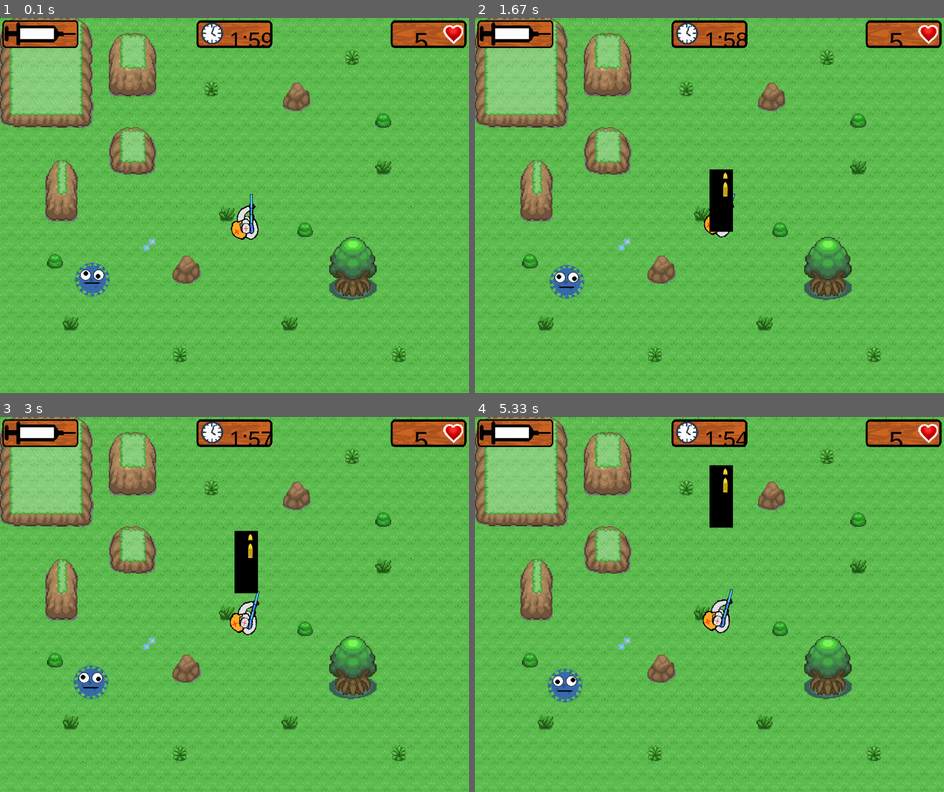
Above: before the commit, frames 1-4 (two rows, left to right).
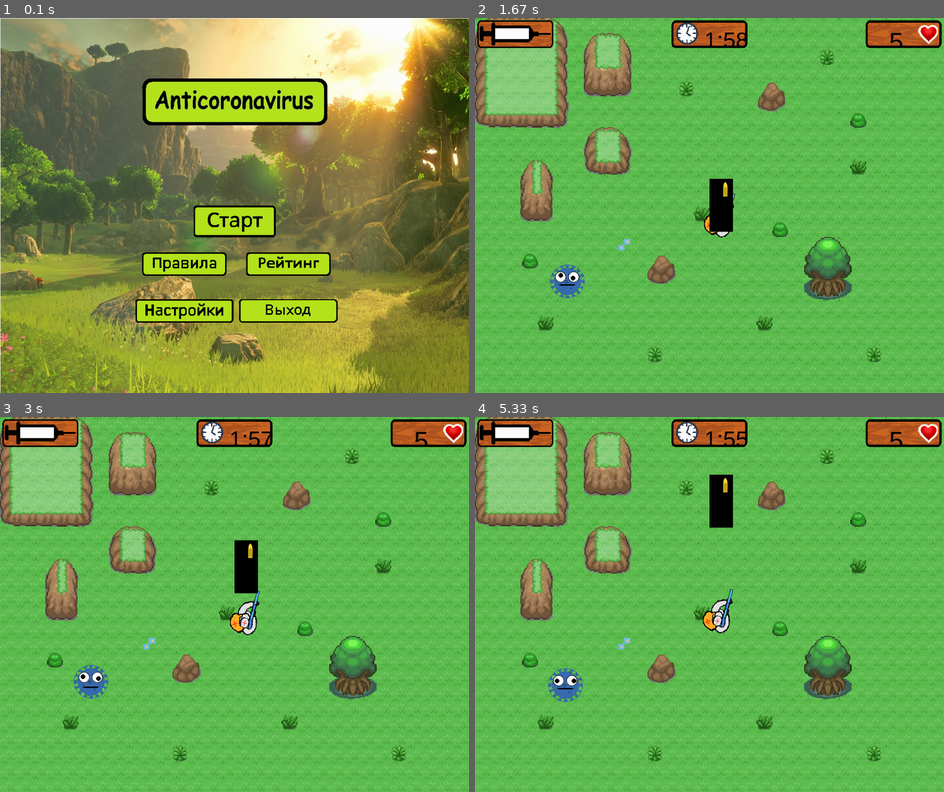
Above: after the commit, the same moments.

Repository: kotosusl/Pygame_project
Game: pygame game, started from main.py
Same seed, same stepped clock (60 frames per second), same inputs: the game is played once before the commit and once after it.
Inputs (mouse positions are in pixels of both pictures, inside the frame that each line leads up to):
- Up to frame 1 (0.1 s): no input
- Up to frame 2 (1.67 s): click (709, 205) at 0.38 s; click (596, 209) at 0.72 s; hold D 1-1.47 s; hold W from 1.5 s (still down)
- Up to frame 3 (3 s): release W at 1.8 s; hold D 1.83-2.3 s; hold A 2.33-2.87 s; hold S from 2.9 s (still down)
- Up to frame 4 (5.33 s): release S at 3.2 s; hold A 3.23-3.63 s; hold W 3.67-4.03 s; hold D 4.07-4.7 s; hold S 4.73-5.1 s; hold A from 5.13 s (still down)

The runs differ from the first frame. In frame 1, 100% of the frame differs, in the area x 0-100%, y 0-100%; in frame 2, 0.4%; in frame 3, 0.3%; in frame 4, 0.4%.

Commit message:
стартовая заставка с кнопками

Diff:
--- /dev/null
+++ b/StartMenu.py
@@ -0,0 +1,163 @@
+import pygame
+from load_image import load_image
+from befor_init import size, screen
+
+# 0 - в ожидании ответа пользователя
+# 1 - запуск игры
+# 2 - вывод правил
+# 3 - вывод рейтинга
+# 4 - правка настроек
+# 5 - выход
+START_STATE_MACHINE = 0
+buttons_sprites = pygame.sprite.Group()
+menu_sprite = pygame.sprite.Group()
+
+
+class ButtonStart(pygame.sprite.Sprite):
+    images = [load_image('button_start.png', -1),
+              load_image('button_start_dark.png', -1)]
+
+    def __init__(self, *group):
+        super().__init__(*group)
+        self.image = ButtonStart.images[0]
+        self.rect = self.image.get_rect()
+        self.rect.x = size[0] // 2 - self.rect.w // 2
+        self.rect.y = 400
+
+    def update(self, *args) -> None:
+        if self.rect.collidepoint(pygame.mouse.get_pos()):
+            self.image = ButtonStart.images[1]
+            if args and args[0].type == pygame.MOUSEBUTTONDOWN and self.rect.collidepoint(args[0].pos):
+                global START_STATE_MACHINE
+                START_STATE_MACHINE = 1
+        else:
+            self.image = ButtonStart.images[0]
+
+
+class ButtonExit(pygame.sprite.Sprite):
+    images = [load_image('button_exit.png', -1),
+              load_image('button_exit_dark.png', -1)]
+
+    def __init__(self, *group):
+        super().__init__(*group)
+        self.image = ButtonExit.images[0]
+        self.rect = self.image.get_rect()
+        self.rect.x = size[0] // 9 * 5 - self.rect.w // 2 + 60
+        self.rect.y = 600
+
+    def update(self, *args) -> None:
+        if self.rect.collidepoint(pygame.mouse.get_pos()):
+            self.image = ButtonExit.images[1]
+            if args and args[0].type == pygame.MOUSEBUTTONDOWN and self.rect.collidepoint(args[0].pos):
+                global START_STATE_MACHINE
+                START_STATE_MACHINE = 5
+        else:
+            self.image = ButtonExit.images[0]
+
+
+class ButtonInstruction(pygame.sprite.Sprite):
+    images = [load_image('button_instruction.png', -1),
+              load_image('button_instruction_dark.png', -1)]
+
+    def __init__(self, *group):
+        super().__init__(*group)
+        self.image = ButtonInstruction.images[0]
+        self.rect = self.image.get_rect()
+        self.rect.x = size[0] // 9 * 3 - self.rect.w // 2 + 60
+        self.rect.y = 500
+
+    def update(self, *args) -> None:
+        if self.rect.collidepoint(pygame.mouse.get_pos()):
+            self.image = ButtonInstruction.images[1]
+            if args and args[0].type == pygame.MOUSEBUTTONDOWN and self.rect.collidepoint(args[0].pos):
+                global START_STATE_MACHINE
+                START_STATE_MACHINE = 2
+        else:
+            self.image = ButtonInstruction.images[0]
+
+
+class ButtonRating(pygame.sprite.Sprite):
+    images = [load_image('button_rating.png', -1),
+              load_image('button_rating_dark.png', -1)]
+
+    def __init__(self, *group):
+        super().__init__(*group)
+        self.image = ButtonRating.images[0]
+        self.rect = self.image.get_rect()
+        self.rect.x = size[0] // 9 * 5 - self.rect.w // 2 + 60
+        self.rect.y = 500
+
+    def update(self, *args) -> None:
+        if self.rect.collidepoint(pygame.mouse.get_pos()):
+            self.image = ButtonRating.images[1]
+            if args and args[0].type == pygame.MOUSEBUTTONDOWN and self.rect.collidepoint(args[0].pos):
+                global START_STATE_MACHINE
+                START_STATE_MACHINE = 3
+        else:
+            self.image = ButtonRating.images[0]
+
+
+class ButtonSettings(pygame.sprite.Sprite):
+    images = [load_image('button_settings.png', -1),
+              load_image('button_settings_dark.png', -1)]
+
+    def __init__(self, *group):
+        super().__init__(*group)
+        self.image = ButtonSettings.images[0]
+        self.rect = self.image.get_rect()
+        self.rect.x = size[0] // 9 * 3 - self.rect.w // 2 + 60
+        self.rect.y = 600
+
+    def update(self, *args) -> None:
+        if self.rect.collidepoint(pygame.mouse.get_pos()):
+            self.image = ButtonSettings.images[1]
+            if args and args[0].type == pygame.MOUSEBUTTONDOWN and self.rect.collidepoint(args[0].pos):
+                global START_STATE_MACHINE
+                START_STATE_MACHINE = 4
+        else:
+            self.image = ButtonSettings.images[0]
+
+
+class StartMenu(pygame.sprite.Sprite):
+    image = load_image('start2.jpg')
+
+    def __init__(self, *group):
+        super(StartMenu, self).__init__(*group)
+        self.image = StartMenu.image.copy()
+        self.rect = self.image.get_rect()
+        self.rect.x = 0
+        self.rect.y = 0
+        ButtonStart(buttons_sprites)
+        ButtonSettings(buttons_sprites)
+        ButtonExit(buttons_sprites)
+        ButtonRating(buttons_sprites)
+        ButtonInstruction(buttons_sprites)
+
+    def update(self) -> None:
+        buttons_sprites.draw(self.image)
+
+
+def print_menu(volume, cut_scene):
+    global START_STATE_MACHINE
+    START_STATE_MACHINE = 0
+    running = True
+    StartMenu(menu_sprite)
+    while running:
+        events = pygame.event.get()
+        for event in events:
+            if event.type == pygame.QUIT:
+                running = False
+            if event.type == pygame.KEYDOWN:
+                if event.key == pygame.K_ESCAPE:
+                    running = False
+        buttons_sprites.update(*events)
+        if START_STATE_MACHINE == 5:
+            running = False
+        elif START_STATE_MACHINE == 1:
+            return (volume, cut_scene)
+
+        menu_sprite.draw(screen)
+        menu_sprite.update()
+        pygame.display.flip()
+    pygame.quit()
+    exit()
--- a/Virus.py
+++ b/Virus.py
@@ -1,6 +1,6 @@
 import pygame
 import math
-from befor_init import virus_enemy_type, spawn_enemies_x, spawn_enemies_y, size
+from befor_init import spawn_enemies_x, spawn_enemies_y, size
 from load_image import load_image
 from random import randint
 
@@ -18,7 +18,7 @@
               load_image('virus_yellow_animation3.png', (0, 0, 0)),
               load_image('virus_blue_animation3.png', (0, 0, 0))]
 
-    def __init__(self, fon_number, player_mask, bg_mask, *group):
+    def __init__(self, virus_enemy_type, fon_number, player_mask, bg_mask, *group):
         super(Virus, self).__init__(*group)
         self.fon_number = fon_number
         self.player_mask = player_mask
--- a/befor_init.py
+++ b/befor_init.py
@@ -3,6 +3,5 @@
 
 size = width, height = 1000, 800
 screen = pygame.display.set_mode(size)
-virus_enemy_type = [randint(0, 2) for _ in range(9)]
 spawn_enemies_x = [804, 160, 356, 826, 198, 724, 600, 180, 164, 780, 230, 678, 226, 716, 192, 750, 144, 566]
 spawn_enemies_y = [254, 522, 420, 580, 284, 586, 388, 688, 324, 414, 272, 600, 288, 562, 524, 582, 686, 324]
--- a/main.py
+++ b/main.py
@@ -8,6 +8,7 @@
 from Bullet import Bullet
 from Options import Timer, Health, Vaccine
 from random import randint
+from StartMenu import print_menu
 
 all_sprites = pygame.sprite.Group()
 background_sprites = pygame.sprite.Group()
@@ -16,6 +17,7 @@
 virus_amount_of_enemies = [randint(1, 2) for _ in range(9)]
 virus_amount_of_enemies[4] = 3
 viruses_count = sum(virus_amount_of_enemies)
+virus_enemy_type = [randint(0, 2) for _ in range(9)]
 
 
 def new_fon(fon_number):
@@ -30,7 +32,7 @@
         i.kill()
     viruses_sprites = pygame.sprite.Group()
     for i in range(virus_amount_of_enemies[fon_number - 1]):
-        Virus(fon_number, player_mask, bg_mask, viruses_sprites, all_sprites)
+        Virus(virus_enemy_type, fon_number, player_mask, bg_mask, viruses_sprites, all_sprites)
 
 
 if __name__ == '__main__':
@@ -38,7 +40,7 @@
     pygame.mixer.pre_init(44100, -16, 1, 512)
 
     pygame.init()
-
+    pygame.display.set_caption('Anticoronavirus')
     pygame.mixer.music.load('sounds/Background.wav')
     pygame.mixer.music.play(-1)
 
@@ -46,82 +48,93 @@
     sound_hit_player = pygame.mixer.Sound('sounds/Oops.wav')
     sound_hit_virus = pygame.mixer.Sound('sounds/Booms.wav')
 
-    fon_number = 1
-    fon_map = new_fon(fon_number)
-    pygame.display.set_caption('Anticoronavirus')
-    running = True
-    background_mask = BackgroundMask(all_sprites, background_sprites)
-    player_mask = Mask(background_mask, all_sprites)
-    player = Player(player_mask, all_sprites)
-    new_virus(fon_number, player_mask, background_mask)
-    MYEVENTTYPE = pygame.USEREVENT + 1
-    pygame.time.set_timer(MYEVENTTYPE, 1000)
-    timer = Timer(all_sprites)
-    health = Health(player_mask, all_sprites)
-    vaccine = Vaccine(viruses_count, all_sprites)
+    volume, cut_scene = 100, True
 
-    while running:
+    while True:
 
-        for event in pygame.event.get():
-            if event.type == pygame.QUIT:
-                running = False
-            if event.type == pygame.MOUSEBUTTONDOWN:
-                if event.button == 1:
-                    Bullet(player_mask, player, bullets_sprites, all_sprites)
-                    sound_shooting.play()
-            if event.type == MYEVENTTYPE:
-                timer.up()
-                damage = pygame.sprite.spritecollide(player_mask, viruses_sprites, False)
-                if damage:
-                    player_mask.healthy -= len(damage)
-                    health.up()
-                    sound_hit_player.play()
+        volume, cut_scene = print_menu(volume, cut_scene)
+        all_sprites = pygame.sprite.Group()
+        background_sprites = pygame.sprite.Group()
+        viruses_sprites = pygame.sprite.Group()
+        bullets_sprites = pygame.sprite.Group()
+        virus_amount_of_enemies = [randint(1, 2) for _ in range(9)]
+        virus_amount_of_enemies[4] = 3
+        viruses_count = sum(virus_amount_of_enemies)
+        virus_enemy_type = [randint(0, 2) for _ in range(9)]
+        fon_number = 1
+        fon_map = new_fon(fon_number)
+        background_mask = BackgroundMask(all_sprites, background_sprites)
+        player_mask = Mask(background_mask, all_sprites)
+        player = Player(player_mask, all_sprites)
+        new_virus(fon_number, player_mask, background_mask)
+        MYEVENTTYPE = pygame.USEREVENT + 1
+        pygame.time.set_timer(MYEVENTTYPE, 1000)
+        timer = Timer(all_sprites)
+        health = Health(player_mask, all_sprites)
+        vaccine = Vaccine(viruses_count, all_sprites)
+        running = True
 
-        if fon_number % 3 != 0:
-            if player_mask.x > size[0]:
-                fon_number += 1
-                fon_map = new_fon(fon_number)
-                player_mask.x = 25
-                background_mask.change_costume(fon_number)
-                new_virus(fon_number, player_mask, background_mask)
-        else:
-            if player_mask.x > size[0] - player_mask.rect[2]:
-                player_mask.x = size[0] - player_mask.rect[2]
-        if fon_number % 3 != 1:
-            if player_mask.x < 0:
-                fon_number -= 1
-                fon_map = new_fon(fon_number)
-                player_mask.x = size[0] - 25
-                background_mask.change_costume(fon_number)
-                new_virus(fon_number, player_mask, background_mask)
-        else:
-            if player_mask.x < 0:
-                player_mask.x = 0
-        if fon_number < 7:
-            if player_mask.y > size[1]:
-                fon_number += 3
-                fon_map = new_fon(fon_number)
-                player_mask.y = 25
-                background_mask.change_costume(fon_number)
-                new_virus(fon_number, player_mask, background_mask)
-        else:
-            if player_mask.y > size[1] - player_mask.rect[3]:
-                player_mask.y = size[1] - player_mask.rect[3]
-        if fon_number > 3:
-            if player_mask.y < 0:
-                fon_number -= 3
-                fon_map = new_fon(fon_number)
-                player_mask.y = size[1] - 25
-                background_mask.change_costume(fon_number)
-                new_virus(fon_number, player_mask, background_mask)
-        else:
-            if player_mask.y < 0:
-                player_mask.y = 0
+        while running:
 
-        keys = pygame.key.get_pressed()
-        hits = pygame.sprite.groupcollide(viruses_sprites, bullets_sprites, False, True)
-        all_sprites.update(keys)
-        screen.blit(fon_map, (0, 0))
-        all_sprites.draw(screen)
-        pygame.display.flip()
-    pygame.quit()
+            for event in pygame.event.get():
+                if event.type == pygame.QUIT:
+                    running = False
+                if event.type == pygame.MOUSEBUTTONDOWN:
+                    if event.button == 1:
+                        Bullet(player_mask, player, bullets_sprites, all_sprites)
+                        sound_shooting.play()
+                if event.type == MYEVENTTYPE:
+                    timer.up()
+                    damage = pygame.sprite.spritecollide(player_mask, viruses_sprites, False)
+                    if damage:
+                        player_mask.healthy -= len(damage)
+                        health.up()
+                        sound_hit_player.play()
+
+            if fon_number % 3 != 0:
+                if player_mask.x > size[0]:
+                    fon_number += 1
+                    fon_map = new_fon(fon_number)
+                    player_mask.x = 25
+                    background_mask.change_costume(fon_number)
+                    new_virus(fon_number, player_mask, background_mask)
+            else:
+                if player_mask.x > size[0] - player_mask.rect[2]:
+                    player_mask.x = size[0] - player_mask.rect[2]
+            if fon_number % 3 != 1:
+                if player_mask.x < 0:
+                    fon_number -= 1
+                    fon_map = new_fon(fon_number)
+                    player_mask.x = size[0] - 25
+                    background_mask.change_costume(fon_number)
+                    new_virus(fon_number, player_mask, background_mask)
+            else:
+                if player_mask.x < 0:
+                    player_mask.x = 0
+            if fon_number < 7:
+                if player_mask.y > size[1]:
+                    fon_number += 3
+                    fon_map = new_fon(fon_number)
+                    player_mask.y = 25
+                    background_mask.change_costume(fon_number)
+                    new_virus(fon_number, player_mask, background_mask)
+            else:
+                if player_mask.y > size[1] - player_mask.rect[3]:
+                    player_mask.y = size[1] - player_mask.rect[3]
+            if fon_number > 3:
+                if player_mask.y < 0:
+                    fon_number -= 3
+                    fon_map = new_fon(fon_number)
+                    player_mask.y = size[1] - 25
+                    background_mask.change_costume(fon_number)
+                    new_virus(fon_number, player_mask, background_mask)
+            else:
+                if player_mask.y < 0:
+                    player_mask.y = 0
+
+            keys = pygame.key.get_pressed()
+            hits = pygame.sprite.groupcollide(viruses_sprites, bullets_sprites, False, True)
+            all_sprites.update(keys)
+            screen.blit(fon_map, (0, 0))
+            all_sprites.draw(screen)
+            pygame.display.flip()
Binary file added: data/button_exit.png
Binary file added: data/button_exit_dark.png
Binary file added: data/button_instruction.png
Binary file added: data/button_instruction_dark.png
Binary file added: data/button_rating.png
Binary file added: data/button_rating_dark.png
Binary file added: data/button_settings.png
Binary file added: data/button_settings_dark.png
Binary file added: data/button_start.png
Binary file added: data/button_start_dark.png
Binary file added: data/start1.jpg
Binary file added: data/start2.jpg
(and 1 more such lines)
